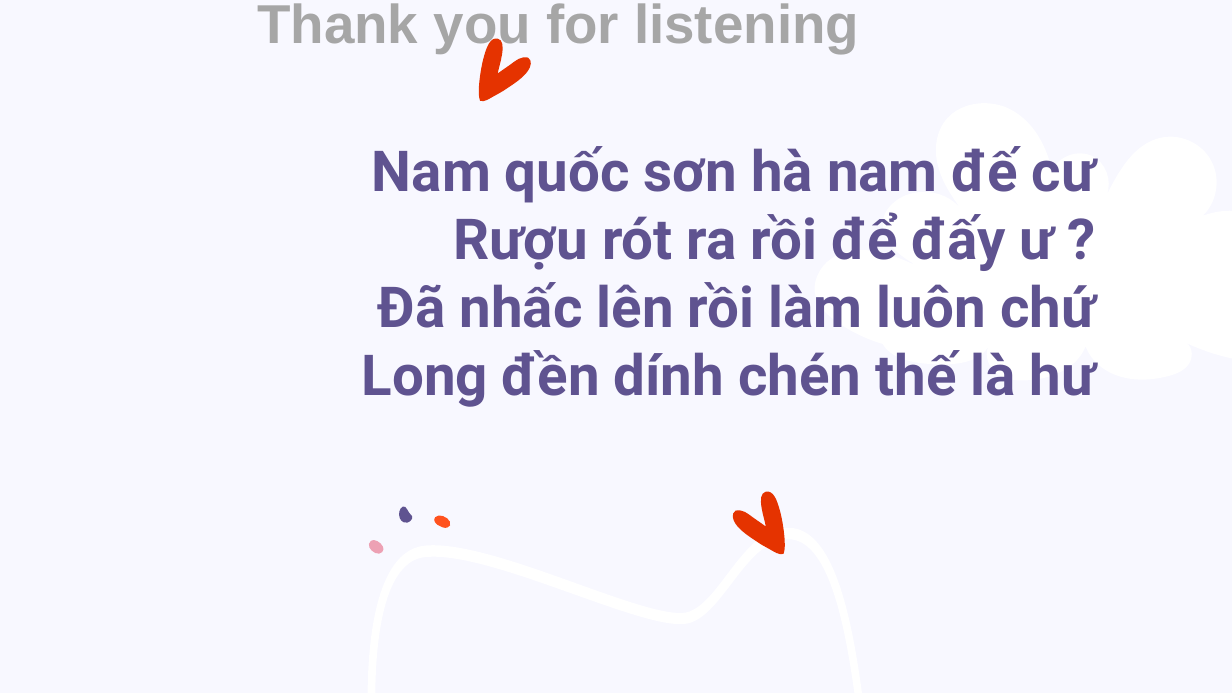
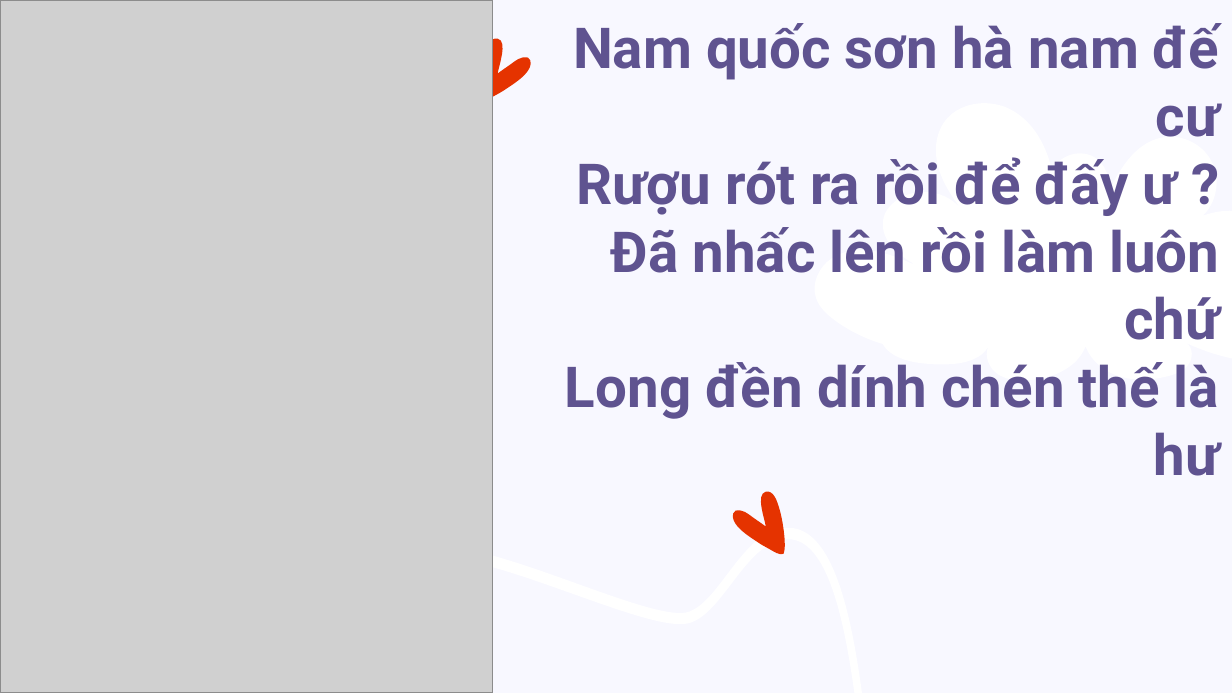
Before and after one commit to SonPhamThe/C0622G1---module_4, a slide deck: slide 6 of nhậu.odp. Drawn at 1232x693 pixels with LibreOffice and Linux fonts; fonts in the diff are those of the drawing; grey boxes stand for pictures; background and template pictures are left out. Boxes give left, top, right and bottom in pixels: in the first picture for what was removed or moved away, otherwise in the second. Text is boxed around its words. In the diff, an @@ line names an element or a change of style, - is before the commit and + after.

```diff
--- a/nhậu.odp
+++ b/nhậu.odp
@@ picture added at bbox=[0, 0, 493, 692] @@
@@ text removed at bbox=[257, 3, 859, 53] @@
-Thank you for listening
@@ title "Nam quốc sơn hà nam ..." rewrapped from bbox=[362, 146, 1096, 407] to bbox=[565, 23, 1220, 476] @@
@@ freeform shape at bbox=[466, 34, 537, 114]: outline redrawn @@
@@ freeform shape removed at bbox=[395, 505, 414, 527] @@
@@ freeform shape removed at bbox=[367, 536, 386, 558] @@
@@ freeform shape removed at bbox=[432, 510, 452, 533] @@
```
Also in this commit, not shown: 4 other slides changed, 28 other files.
